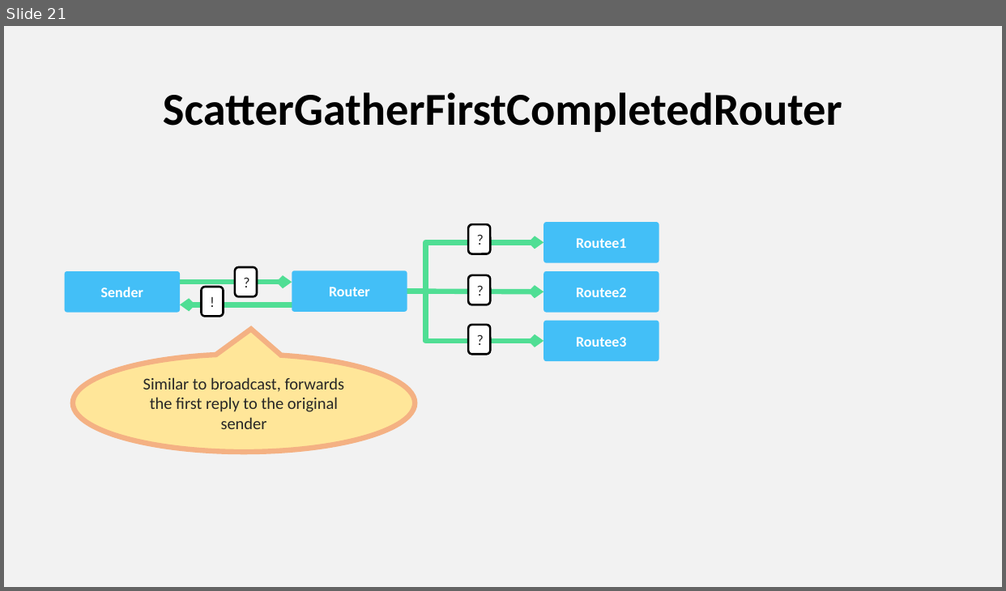
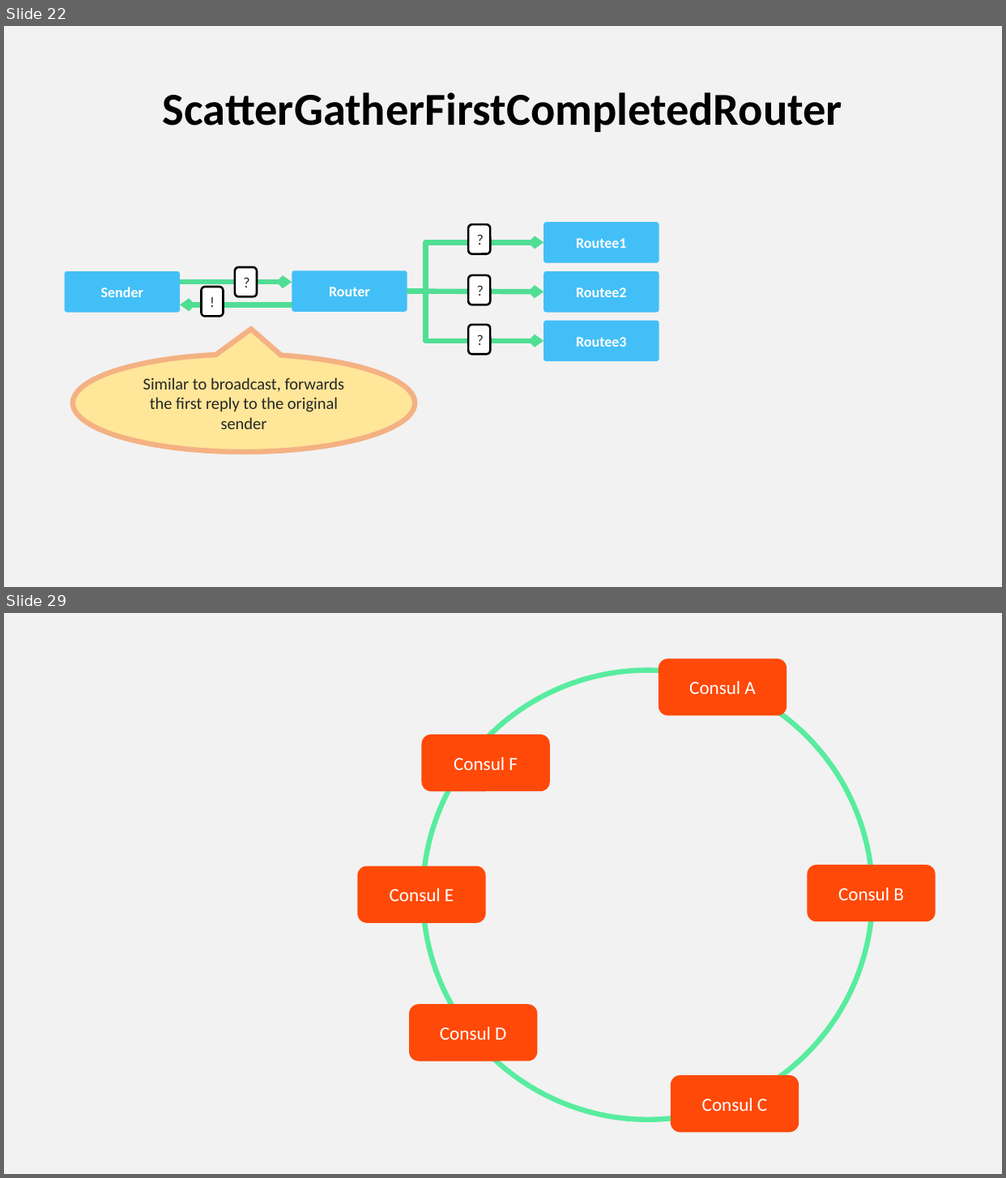
Before and after one commit to asynkron/website, a slide deck: media/logo.pptx. Shown one above the other, each under a label of ours: slide 21 before the commit, slides 22 and 29 after it; the slides between them are not shown. The pictures are 1006x591 and 1006x1178 pixels, drawn with LibreOffice and Linux fonts; fonts in the diff are those of the drawing. Boxes give left, top, right and bottom in pixels: in the first picture for what was removed or moved away, otherwise in the second. Text is boxed around its words. In the diff, an @@ line names an element or a change of style, - is before the commit and + after.

```diff
--- a/media/logo.pptx
+++ b/media/logo.pptx
@@ slide 29 added at bbox=[4, 613, 1002, 1174], background #F2F2F2 @@
@@ rounded rectangle added at bbox=[658, 658, 786, 716], fill #FF4909, 18 pt, text #FFFFFF @@
+Consul A
@@ ellipse added at bbox=[424, 670, 873, 1120], outline #58EC9F 5 pt @@
@@ rounded rectangle added at bbox=[422, 735, 550, 791], fill #FF4909, 18 pt, text #FFFFFF @@
+Consul F
@@ rounded rectangle added at bbox=[357, 866, 485, 923], fill #FF4909, 18 pt, text #FFFFFF @@
+Consul E
@@ rounded rectangle added at bbox=[808, 865, 936, 922], fill #FF4909, 18 pt, text #FFFFFF @@
+Consul B
@@ rounded rectangle added at bbox=[409, 1004, 537, 1062], fill #FF4909, 18 pt, text #FFFFFF @@
+Consul D
@@ rounded rectangle added at bbox=[671, 1076, 799, 1132], fill #FF4909, 18 pt, text #FFFFFF @@
+Consul C
@@ what was slide 21 is now slide 22 @@
```
Also in this commit, not shown: 14 other slides added.
